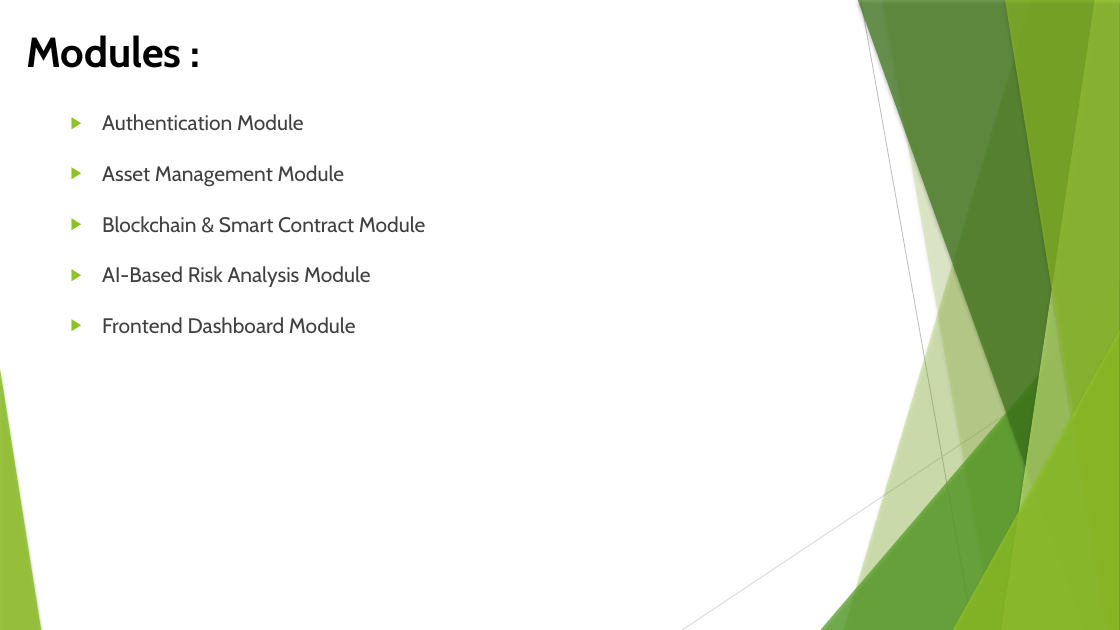
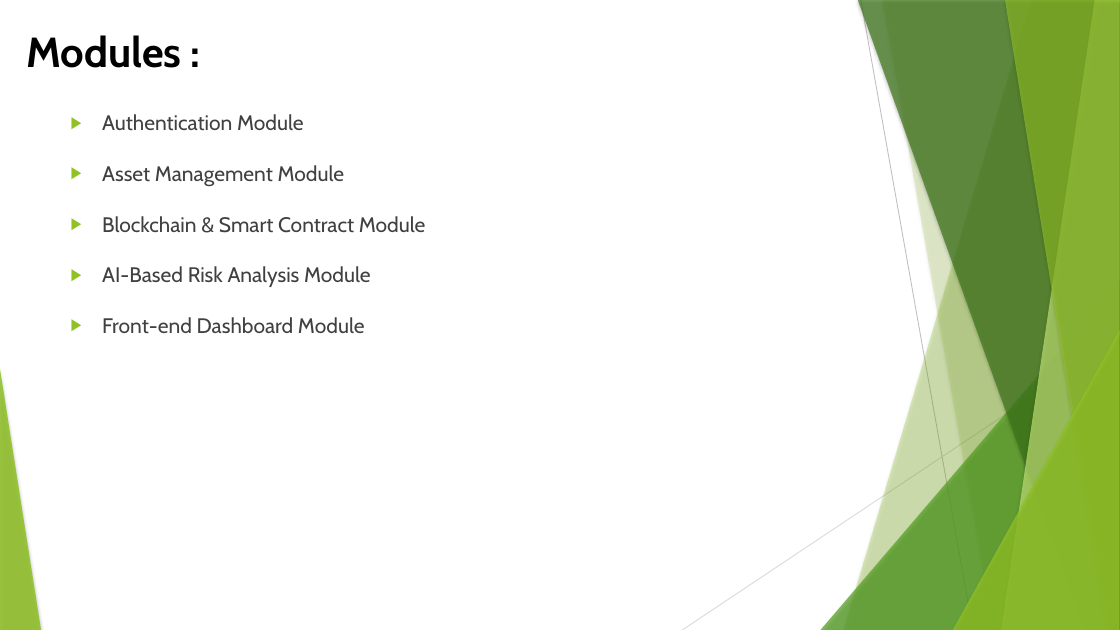
Before and after one commit to SridharanThangaraji/smartdrm-x, a slide deck: slide 6 of Team-2.pptx (slide 7 before the commit). Drawn at 1120x630 pixels with LibreOffice and Linux fonts; fonts in the diff are those of the drawing. Boxes give left, top, right and bottom in pixels: in the first picture for what was removed or moved away, otherwise in the second. Text is boxed around its words. In the diff, an @@ line names an element or a change of style, - is before the commit and + after.

```diff
--- a/Team-2.pptx
+++ b/Team-2.pptx
@@ text at (102, 317, 365, 333): text changed @@
-▶ Frontend Dashboard Module
+▶ Front-end Dashboard Module
```
Also in this commit, not shown: 8 other slides changed, 7 slides added, 6 slides removed, 1 other file.
